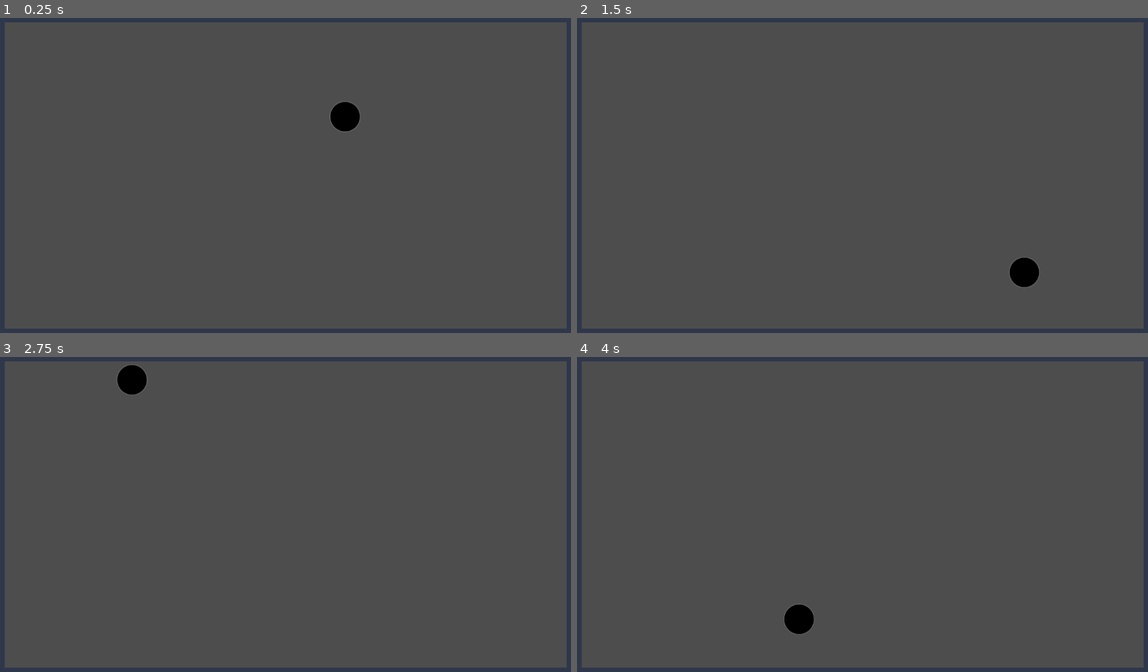
Above: before the commit, frames 1-4 (two rows, left to right).
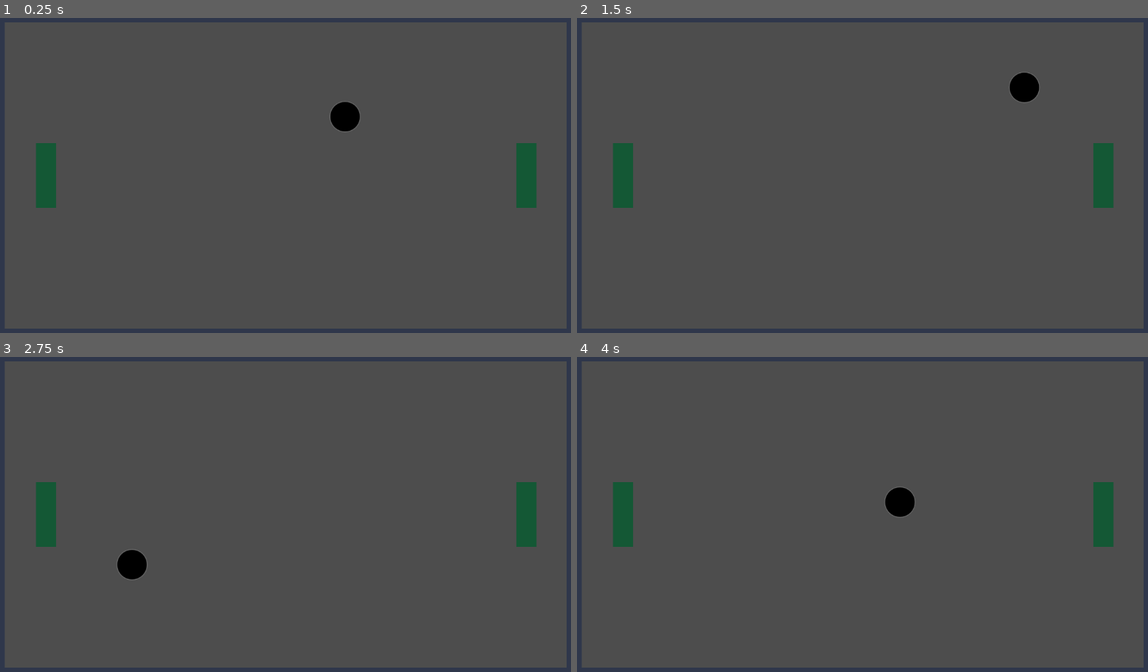
Above: after the commit, the same moments.

Repository: dagerydoo/jfk-game-building
Game: Godot game, scene res://game_board.tscn
The game is run twice, just before and just after one commit, with the same random seed, the same clock (stepped at 60 frames per second) and the same inputs.
Inputs:
- Up to frame 1 (0.25 s): no input
- Up to frame 2 (1.5 s): no input
- Up to frame 3 (2.75 s): no input
- Up to frame 4 (4 s): no input

The runs differ from the first frame. In frame 1, 1.5% of the frame differs, in the area x 6-95%, y 39-61%; in frame 2, 2.2%; in frame 3, 2.2%, in the area x 6-95%, y 2-71%; in frame 4, 2.2%.

Commit message:
Added LeftPaddle and RightPaddle to GameBoard

Diff:
--- a/wall-ball/game_board.tscn
+++ b/wall-ball/game_board.tscn
@@ -1,7 +1,8 @@
-[gd_scene load_steps=3 format=3 uid="uid://c7wviut6fmfbr"]
+[gd_scene load_steps=4 format=3 uid="uid://c7wviut6fmfbr"]
 
 [ext_resource type="PackedScene" uid="uid://crajdaofyk37h" path="res://ball.tscn" id="1_xrvgy"]
 [ext_resource type="PackedScene" uid="uid://dkrlk11k0f2fo" path="res://walls.tscn" id="2_i37i2"]
+[ext_resource type="PackedScene" uid="uid://d30k30b1x451q" path="res://paddle.tscn" id="3_17g6i"]
 
 [node name="GameBoard" type="Node2D"]
 
@@ -11,3 +12,9 @@
 linear_damp_mode = 1
 
 [node name="Walls" parent="." instance=ExtResource("2_i37i2")]
+
+[node name="RightPaddle" parent="." instance=ExtResource("3_17g6i")]
+position = Vector2(1052, 324)
+
+[node name="Paddle" parent="." instance=ExtResource("3_17g6i")]
+position = Vector2(100, 324)
